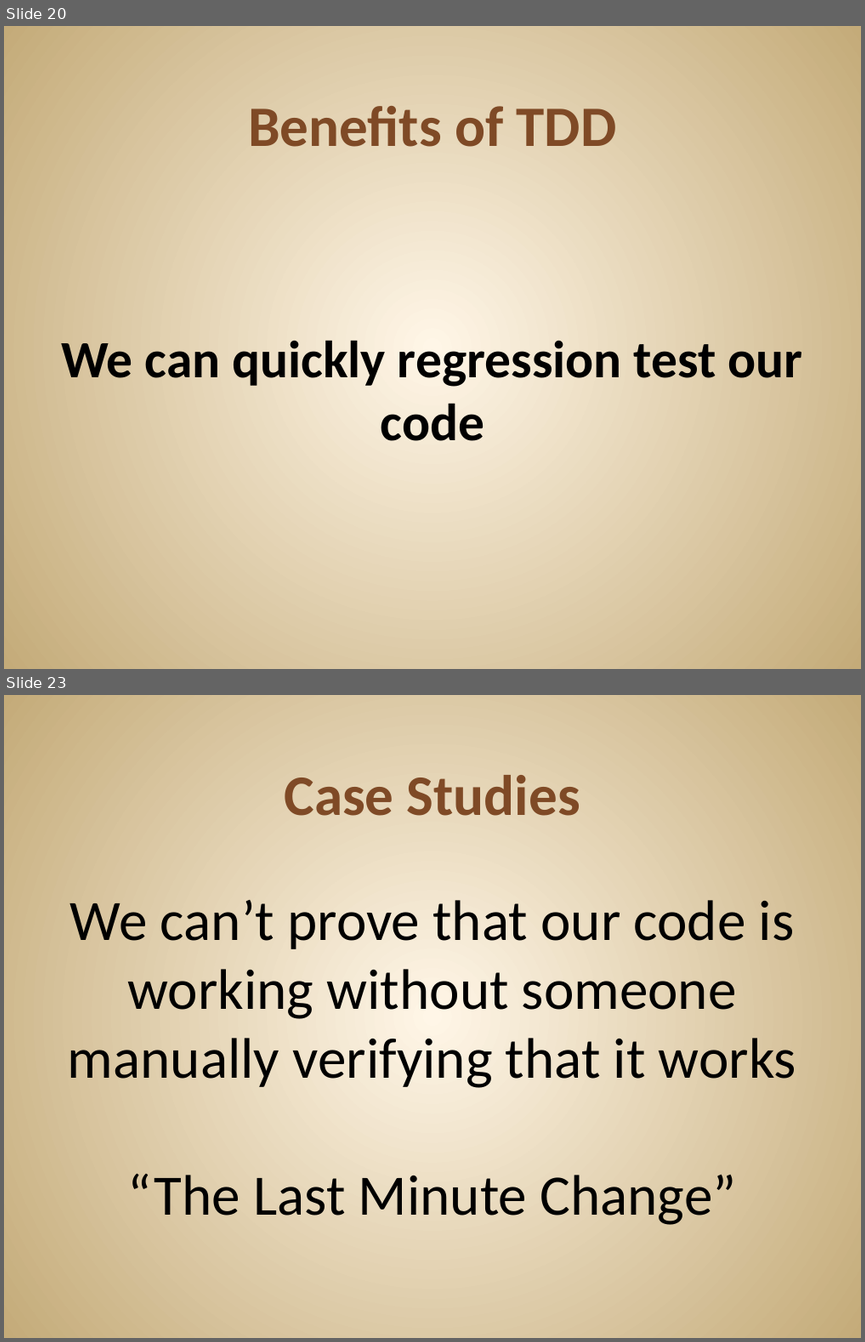
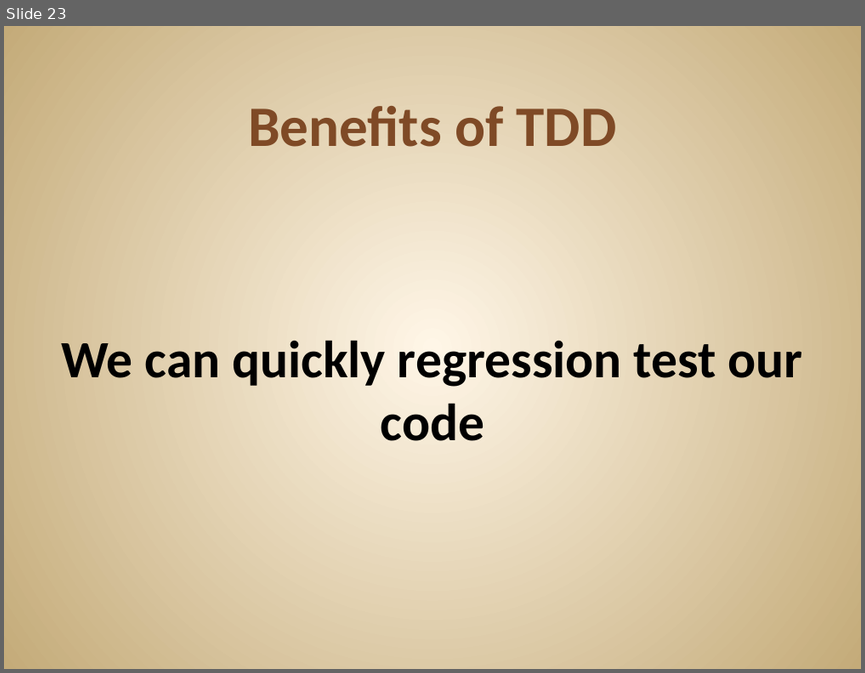
Before and after one commit to JonKruger/TDD-In-Action, a slide deck: TDD In Action.pptx. Shown one above the other, each under a label of ours: slides 20 and 23 before the commit, slide 23 after it; the slides between them are not shown. The pictures are 865x1342 and 865x673 pixels, drawn with LibreOffice and Linux fonts; fonts in the diff are those of the drawing. Boxes give left, top, right and bottom in pixels: in the first picture for what was removed or moved away, otherwise in the second. Text is boxed around its words. In the diff, an @@ line names an element or a change of style, - is before the commit and + after.

```diff
--- a/TDD In Action.pptx
+++ b/TDD In Action.pptx
@@ slide 23 removed at (4, 695, 861, 1338), background gradient #FFF7E8 to #C4AA7A @@
@@ title removed at (284, 775, 580, 816) @@
-Case Studies
@@ text removed at (68, 900, 796, 1225) @@
-We can’t prove that our code is working without someone manually verifying that it works
-“The Last Minute Change”
@@ what was slide 20 is now slide 23 @@
```
Also in this commit, not shown: 4 slides changed, 2 slides added, 21 other slides removed.
